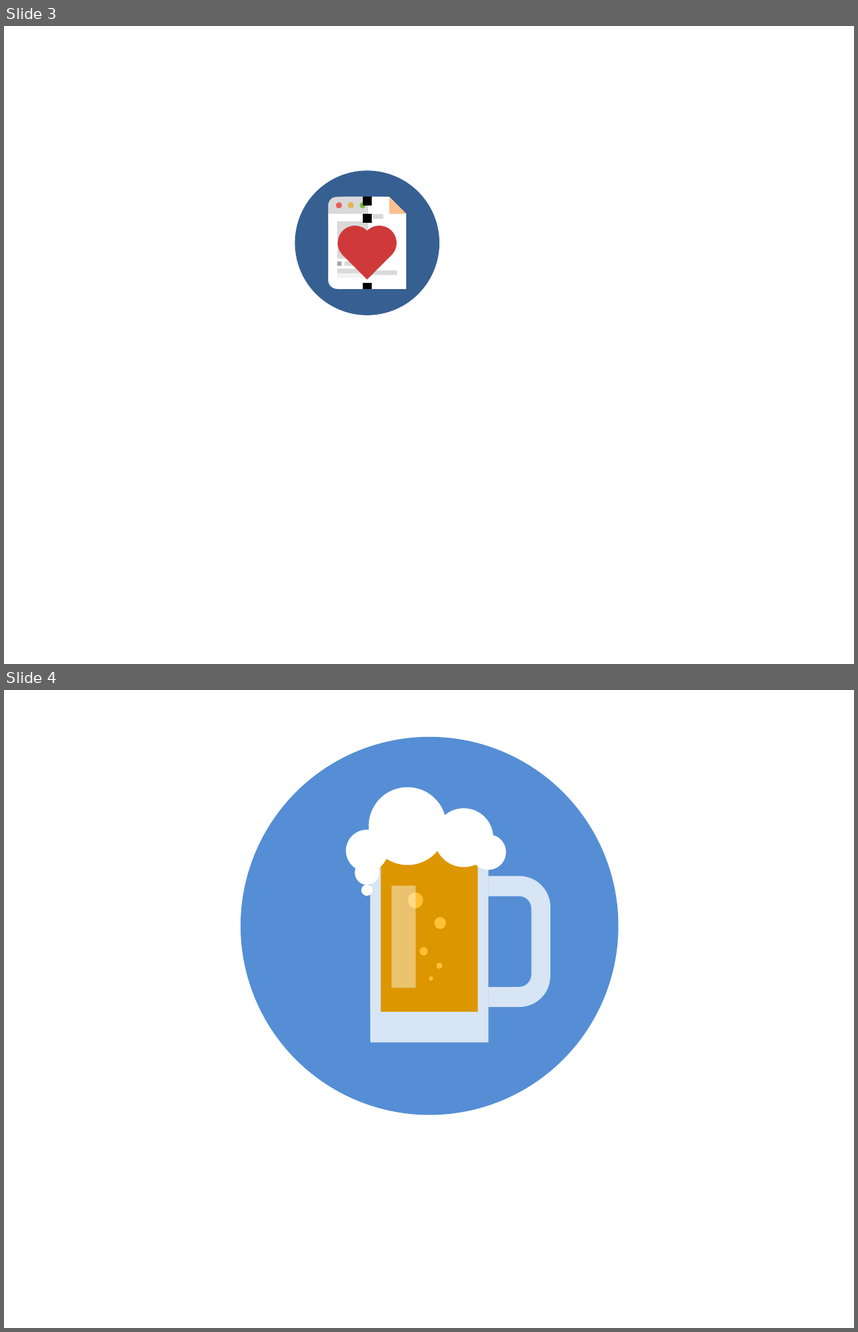
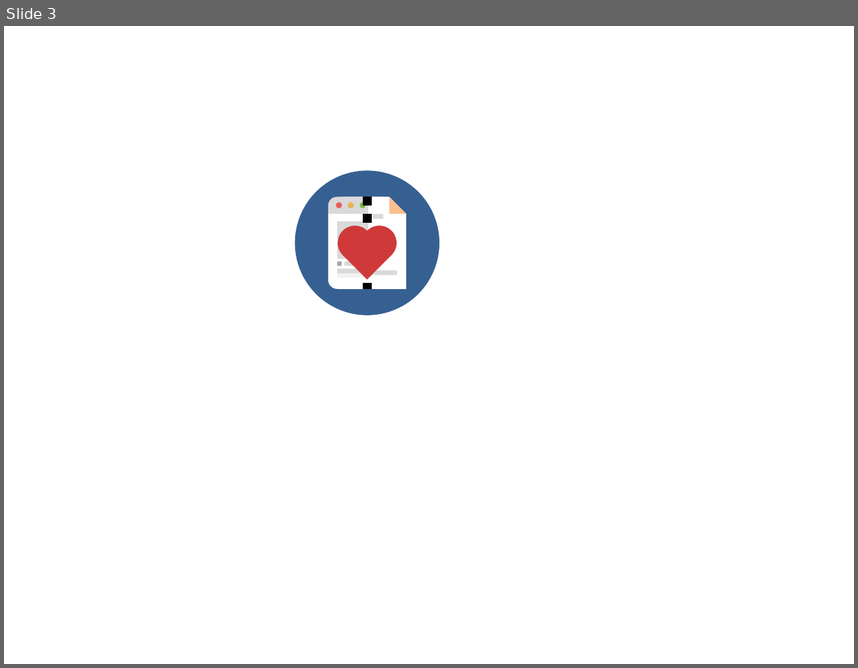
Before and after one commit to artem-ogre/QSSPreview, a slide deck: images/icons.pptx. Shown one above the other, each under a label of ours: slides 3 and 4 before the commit, slide 3 after it. The pictures are 858x1332 and 858x668 pixels, drawn with LibreOffice and Linux fonts; fonts in the diff are those of the drawing. Boxes give left, top, right and bottom in pixels: in the first picture for what was removed or moved away, otherwise in the second. Text is boxed around its words. In the diff, an @@ line names an element or a change of style, - is before the commit and + after.

```diff
--- a/images/icons.pptx
+++ b/images/icons.pptx
@@ slide 4 removed at (4,690,854,1328), background #FFFFFF @@
@@ ellipse removed at (240,737,618,1114) @@
@@ ellipse removed at (369,787,446,865) @@
@@ ellipse removed at (434,808,493,867) @@
@@ ellipse removed at (346,829,388,871) @@
@@ ellipse removed at (470,834,506,870) @@
@@ rectangle removed at (370,840,488,1042) @@
@@ rectangle removed at (370,847,488,1012) @@
@@ rectangle removed at (370,840,381,1012) @@
@@ rectangle removed at (477,840,488,1012) @@
@@ ellipse removed at (355,860,380,885) @@
@@ round same rect removed at (488,876,550,1007) @@
@@ ellipse removed at (361,885,372,896) @@
@@ rectangle removed at (392,885,415,987) @@
@@ ellipse removed at (408,892,423,907) @@
@@ round same rect removed at (489,896,531,986) @@
@@ ellipse removed at (434,917,446,929) @@
@@ ellipse removed at (419,947,428,955) @@
@@ ellipse removed at (429,976,433,980) @@
@@ ellipse removed at (437,963,443,969) @@
```
Also in this commit, not shown: 4 slides added, 28 other files.
